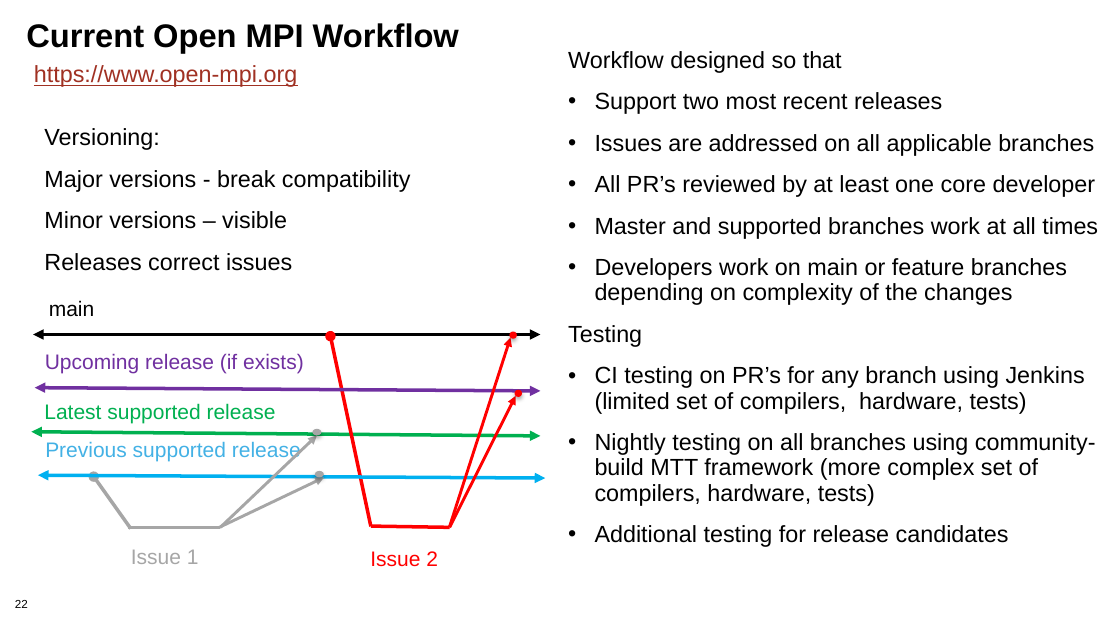
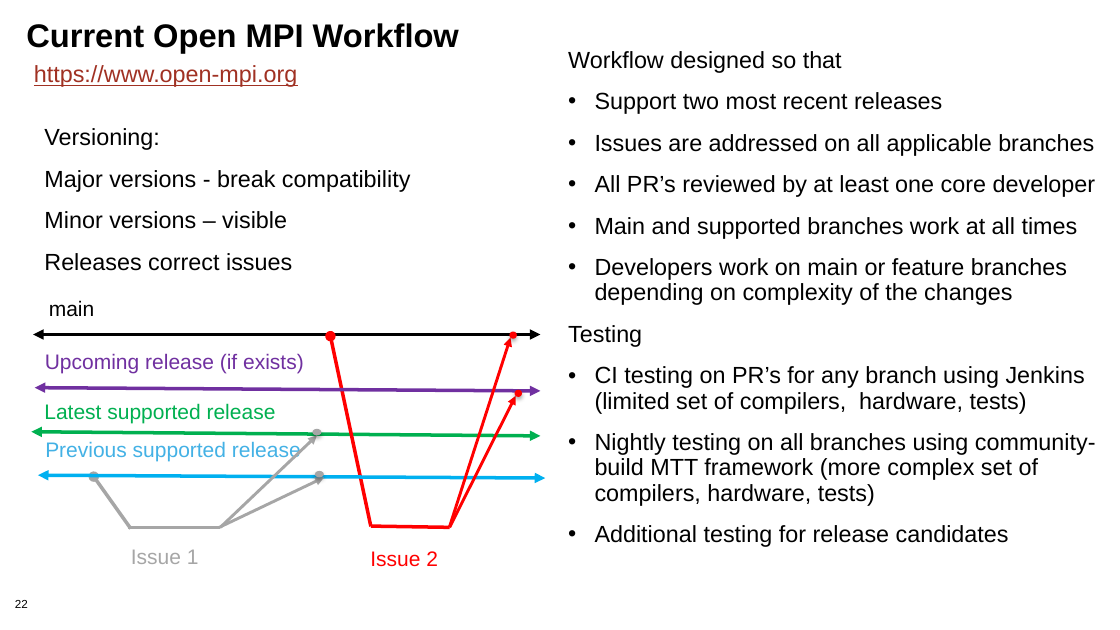
Before and after one commit to bssw-tutorial/presentations, a slide deck: slide 22 of git-workflows.pptx. Drawn at 1120x630 pixels with LibreOffice and Linux fonts; fonts in the diff are those of the drawing; background and template pictures are left out. Boxes give left, top, right and bottom in pixels: in the first picture for what was removed or moved away, otherwise in the second. Text is boxed around its words. In the diff, an @@ line names an element or a change of style, - is before the commit and + after.

```diff
--- a/git-workflows.pptx
+++ b/git-workflows.pptx
@@ text at (595,217,1078,239): text changed @@
-• Master and supported branches work at all times
+• Main and supported branches work at all times
```
Also in this commit, not shown: 6 other slides changed.
